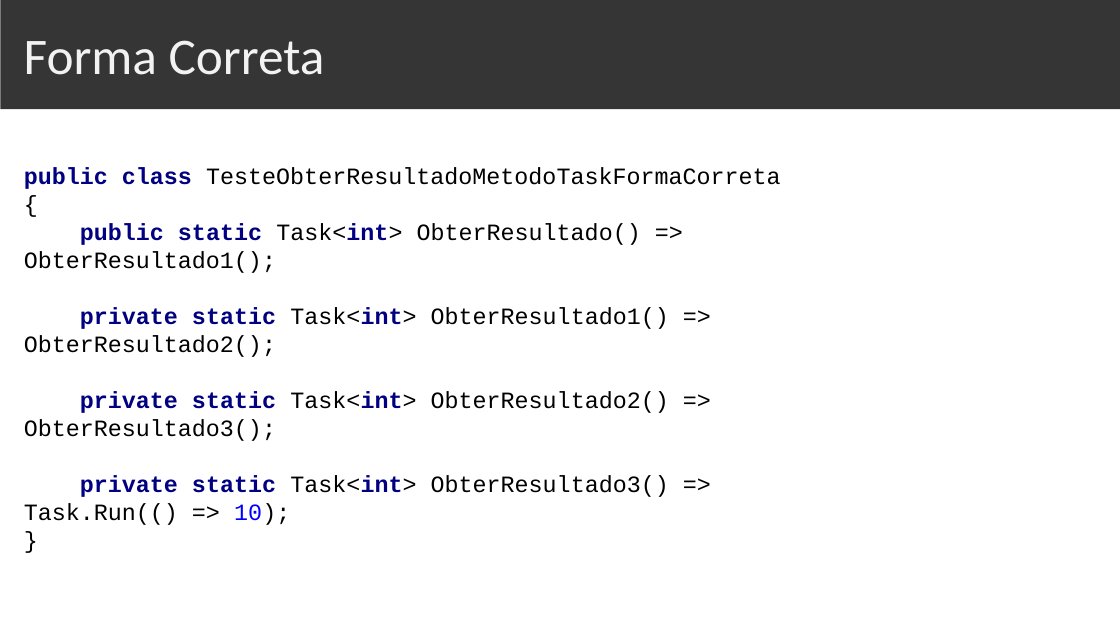
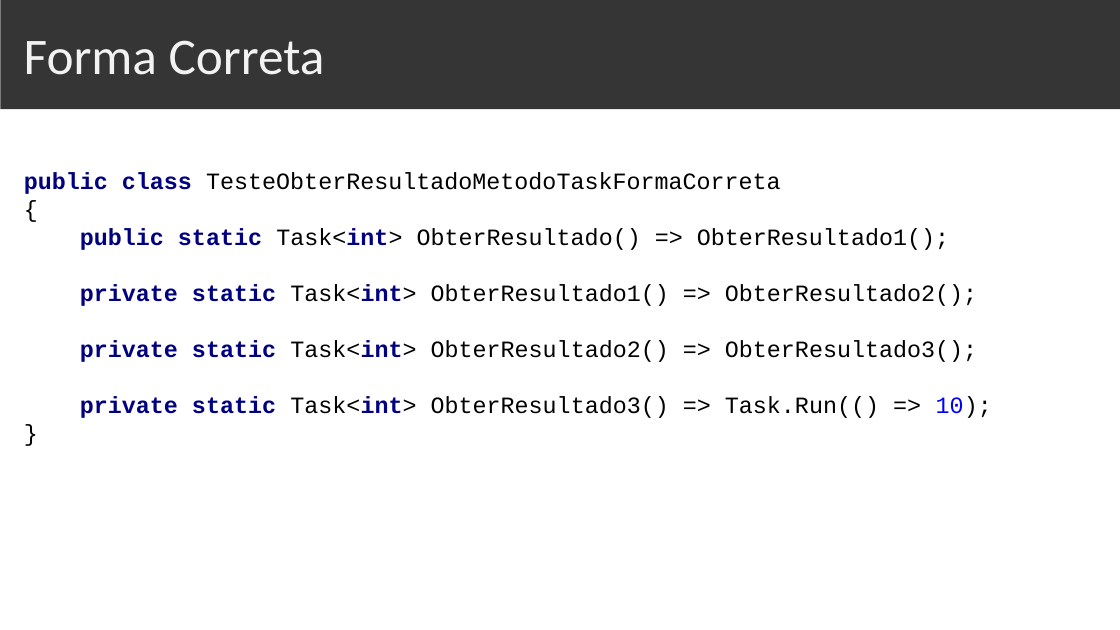
Before and after one commit to sostenes198/Inspiration-Squadra, a slide deck: slide 28 of Apresentacao-Squadra/Apresentacao-Async-Await.pptx. Drawn at 1120x630 pixels with LibreOffice and Linux fonts; fonts in the diff are those of the drawing. Boxes give left, top, right and bottom in pixels: in the first picture for what was removed or moved away, otherwise in the second. Text is boxed around its words. In the diff, an @@ line names an element or a change of style, - is before the commit and + after.

```diff
--- a/Apresentacao-Squadra/Apresentacao-Async-Await.pptx
+++ b/Apresentacao-Squadra/Apresentacao-Async-Await.pptx
@@ text "public class TesteObterResultadoMetodoTaskFormaCorreta { pub ..." rewrapped from <box>24,167,781,525</box> to <box>24,172,992,418</box> @@
```
Also in this commit, not shown: 3 other slides changed, 35 other files.
